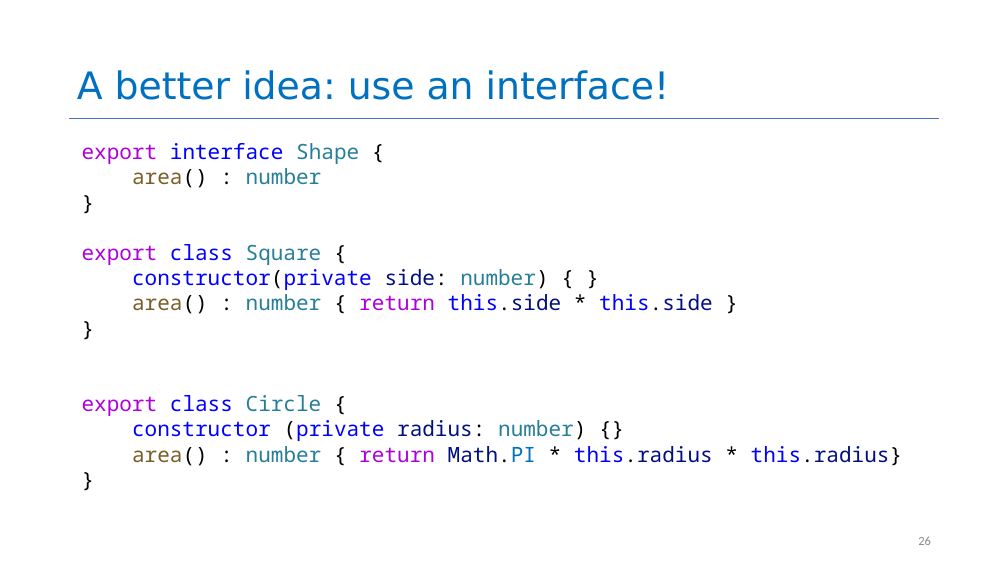
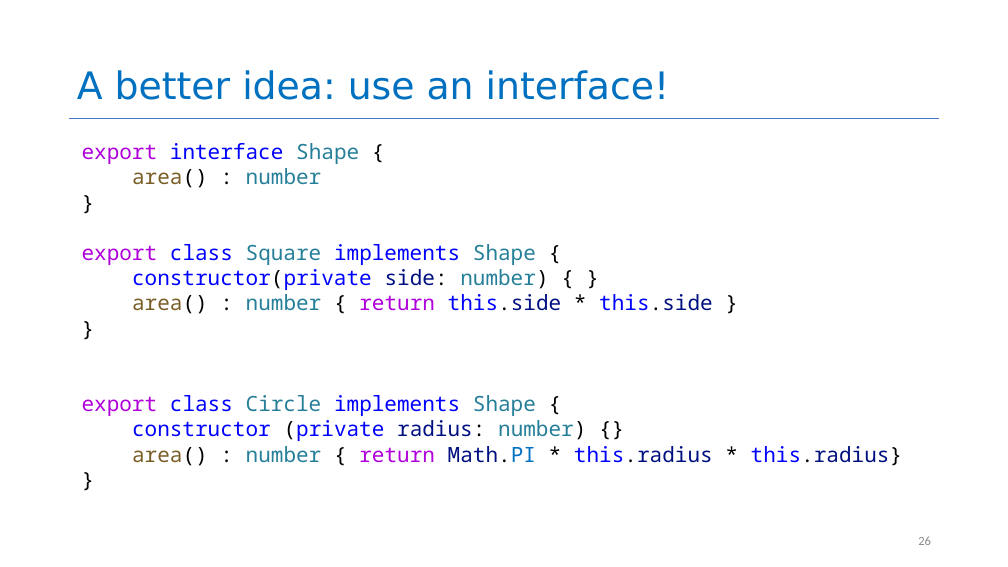
Before and after one commit to neu-se/CS4530-Spring-2022, a slide deck: slide 26 of Slides/Lesson 1.3 Object-Oriented Principles.pptx. Drawn at 1008x567 pixels with LibreOffice and Linux fonts; fonts in the diff are those of the drawing. Boxes give left, top, right and bottom in pixels: in the first picture for what was removed or moved away, otherwise in the second. Text is boxed around its words. In the diff, an @@ line names an element or a change of style, - is before the commit and + after.

Commit message:
fixed omitted 'implements Shape' L1.3/26,28

```diff
--- a/Slides/Lesson 1.3 Object-Oriented Principles.pptx
+++ b/Slides/Lesson 1.3 Object-Oriented Principles.pptx
@@ text at box(82, 244, 536, 265): text changed; text colour #AF00DB to #0000FF @@
-export class Square {
+export class Square implements Shape {
@@ text at box(82, 395, 536, 416): text changed; text colour #AF00DB to #0000FF @@
-export class Circle {
+export class Circle implements Shape {
```
Also in this commit, not shown: 2 other slides changed.
